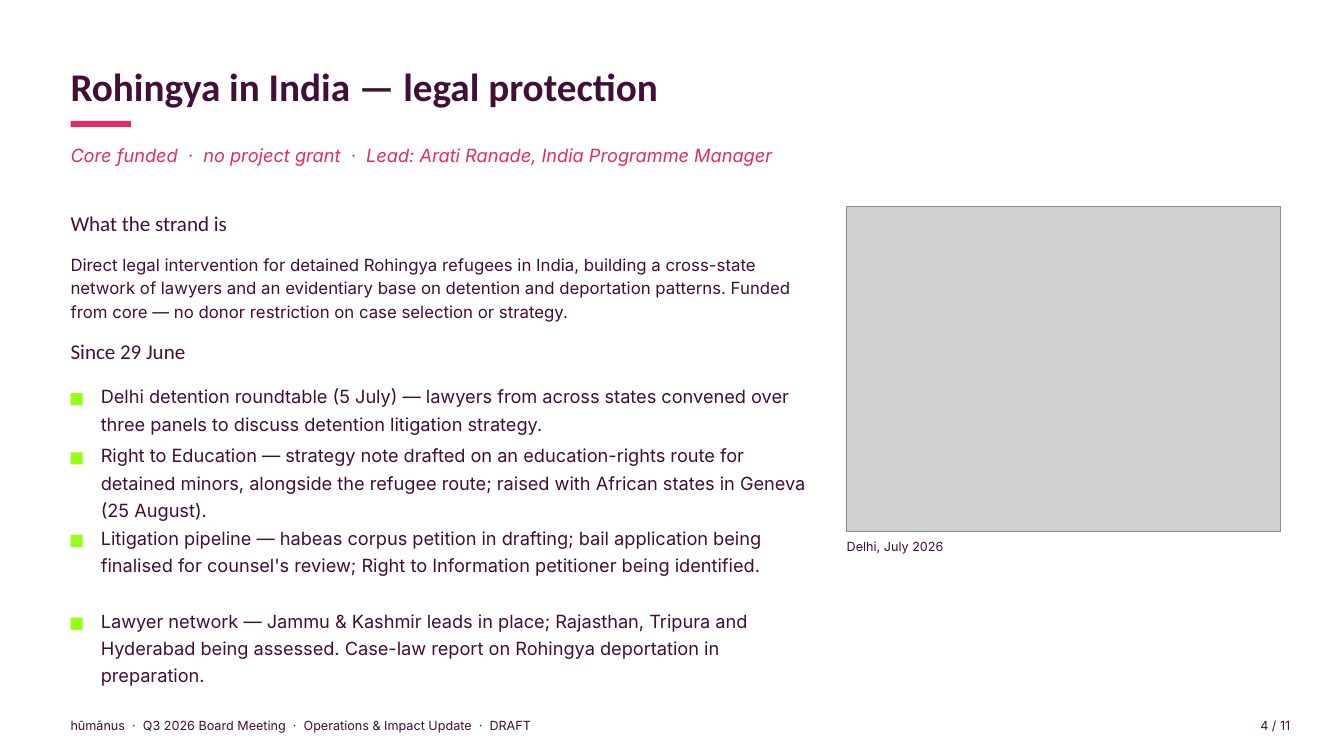
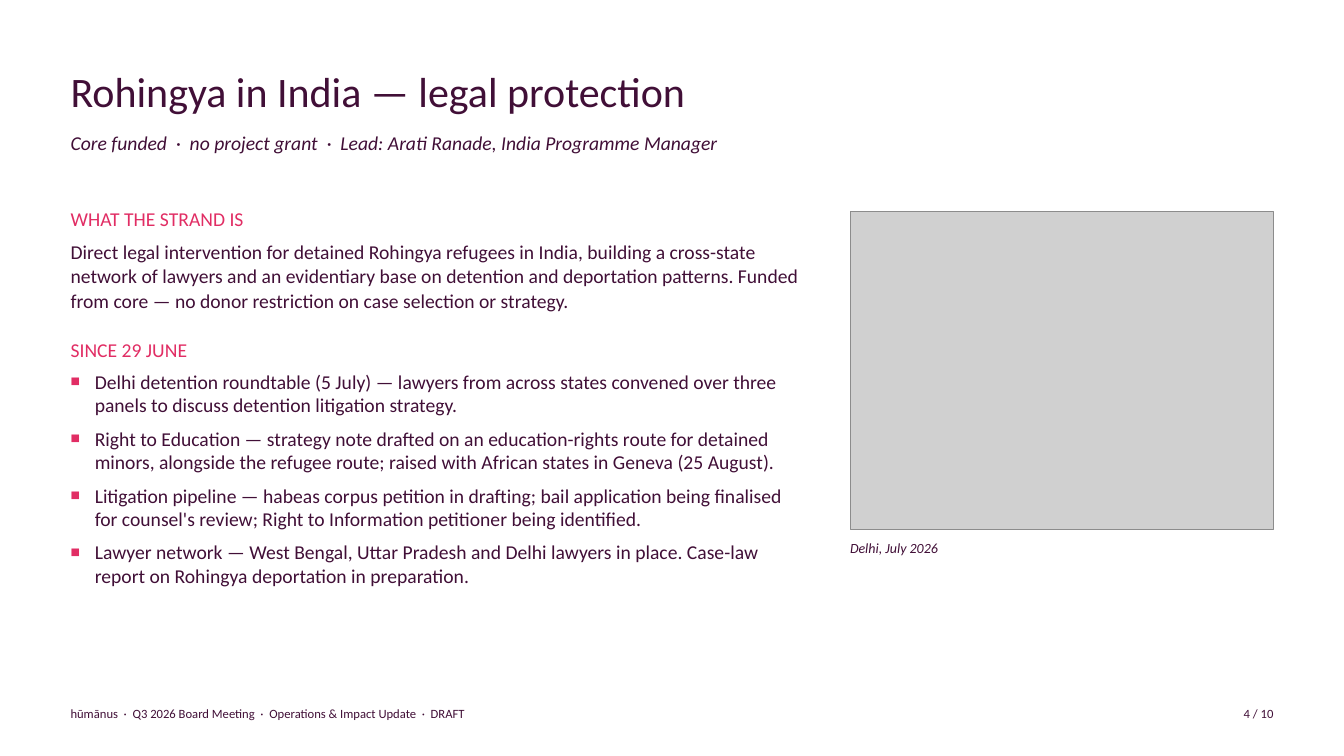
Before and after one commit to evafrances04/humanusGovernance, a slide deck: slide 4 of 2026/Q3/ED-Operations-Impact-Q3-2026-DRAFT.pptx. Drawn at 1344x756 pixels with LibreOffice and Linux fonts; fonts in the diff are those of the drawing; grey boxes stand for pictures. Boxes give left, top, right and bottom in pixels: in the first picture for what was removed or moved away, otherwise in the second. Text is boxed around its words. In the diff, an @@ line names an element or a change of style, - is before the commit and + after.

```diff
--- a/2026/Q3/ED-Operations-Impact-Q3-2026-DRAFT.pptx
+++ b/2026/Q3/ED-Operations-Impact-Q3-2026-DRAFT.pptx
@@ rectangle removed at (x1=0, y1=0, x2=1344, y2=756) @@
@@ text "Rohingya in India — legal ..." at (x1=71, y1=78, x2=685, y2=115): size 28 to 30 pt, bold off; line spacing 1.15 to 1; vertical alignment top to bottom @@
@@ text "Core funded · no project ..." moved from (x1=71, y1=148, x2=772, y2=166) to (x1=71, y1=136, x2=717, y2=154) @@
@@ text "Core funded · no project ..." at (x1=71, y1=136, x2=717, y2=154): size 13 to 14 pt, font Inter to Calibri, text colour #E12D64 to #410F37; line spacing 1.15 to 1 @@
@@ rectangle removed at (x1=71, y1=121, x2=131, y2=127) @@
@@ text removed at (x1=71, y1=216, x2=227, y2=231) @@
-What the strand is
@@ text added at (x1=71, y1=213, x2=798, y2=587), 14 pt, text #410F37 @@
+WHAT THE STRAND IS
+Direct legal intervention for detained Rohingya refugees in India, building a cross-state network of lawyers and an evidentiary base on detention and deportation patterns. Funded from core — no donor restriction on case selection or strategy.
+SINCE 29 JUNE
+■ Delhi detention roundtable (5 July) — lawyers from across states convened over three panels to discuss detention litigation strategy.
+■ Right to Education — strategy note drafted on an education-rights route for detained minors, alongside the refugee route; raised with African states in Geneva (25 August).
+■ Litigation pipeline — habeas corpus petition in drafting; bail application being finalised for counsel's review; Right to Information petitioner being identified.
+■ Lawyer network — West Bengal, Uttar Pradesh and Delhi lawyers in place. Case-law report on Rohingya deportation in preparation.
@@ picture resized from (x1=847, y1=207, x2=1280, y2=532) to (x1=850, y1=212, x2=1273, y2=529) @@
@@ text removed at (x1=71, y1=258, x2=791, y2=322) @@
-Direct legal intervention for detained Rohingya refugees in India, building a cross-state network of lawyers and an evidentiary base on detention and deportation patterns. Funded from core — no donor restriction on case selection or strategy.
@@ text removed at (x1=71, y1=344, x2=185, y2=359) @@
-Since 29 June
@@ text removed at (x1=101, y1=388, x2=789, y2=435) @@
-Delhi detention roundtable (5 July) — lawyers from across states convened over three panels to discuss detention litigation strategy.
@@ rectangle removed at (x1=71, y1=393, x2=83, y2=405) @@
@@ text removed at (x1=101, y1=448, x2=805, y2=521) @@
-Right to Education — strategy note drafted on an education-rights route for detained minors, alongside the refugee route; raised with African states in Geneva (25 August).
@@ rectangle removed at (x1=71, y1=453, x2=83, y2=465) @@
@@ rectangle removed at (x1=71, y1=535, x2=83, y2=547) @@
@@ text removed at (x1=101, y1=531, x2=761, y2=576) @@
-Litigation pipeline — habeas corpus petition in drafting; bail application being finalised for counsel's review; Right to Information petitioner being identified.
@@ text "Delhi, July 2026" at (x1=850, y1=543, x2=938, y2=556): size 9 to 10 pt, font Inter to Calibri, italic on; line spacing 1.15 to 1 @@
@@ rectangle removed at (x1=71, y1=618, x2=83, y2=630) @@
@@ text removed at (x1=101, y1=614, x2=747, y2=659) @@
-Lawyer network — Jammu & Kashmir leads in place; Rajasthan, Tripura and Hyderabad being assessed. Case-law report on Rohingya deportation in preparation.
@@ text "hūmānus · Q3 2026 Board ..." moved from (x1=71, y1=720, x2=532, y2=733) to (x1=71, y1=709, x2=465, y2=720) @@
@@ text "hūmānus · Q3 2026 Board ..." at (x1=71, y1=709, x2=465, y2=720): font Inter to Calibri; line spacing 1.15 to 1 @@
@@ text at (x1=1244, y1=710, x2=1274, y2=718): text changed; font Inter to Calibri @@
-4 / 11
+4 / 10
```
Also in this commit, not shown: 9 other slides changed, 1 slide removed, 2 other files.
